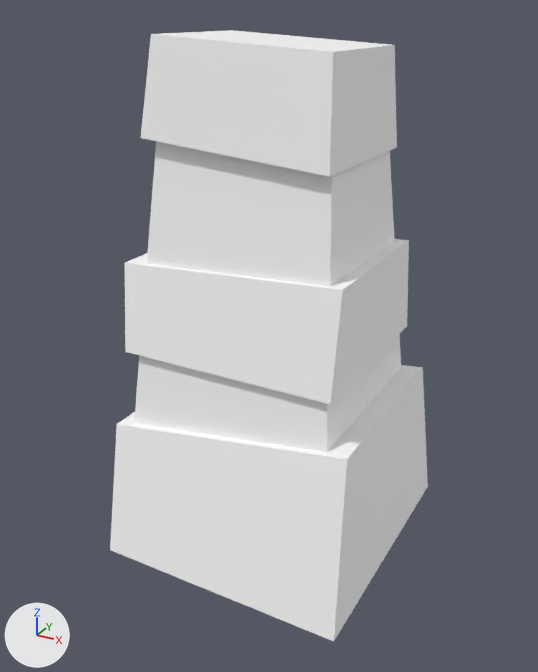
The glTF model assets/synty/simple_fantasy/models/SF_Prop_Fence_Stone_End_01.glb as it was, and as the next commit left it.
Both versions are drawn from a 50 mm lens placed at (0.0162, -0.0306, 0.0263), pointed at (-0.0002, -0.0008, 0.0114). Arrows for +X, +Y and +Z are at lower left; the lights stay in place.

Objects in the first picture: 'SF_Prop_Fence_Stone_End_01'.
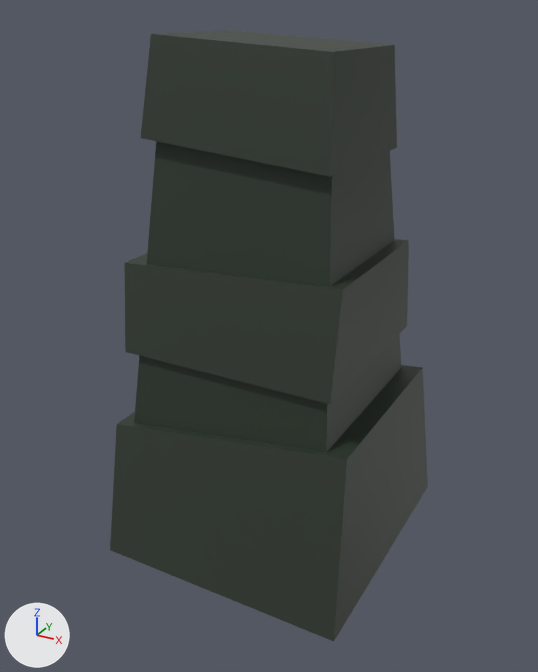
Where the change shows, as pixel boxes [x1, y1, x2, y2] in the pictures (538 x 672 px):
'SF_Prop_Fence_Stone_End_01', surface changed (white to black)
    both: [110, 30, 428, 641]

What the commit changed:
Picture 'Undead_Footman_01' (img_undead_footman_01) is new.
In material 'lambert1' (mat_lambert1), base_color is no longer (1.0, 1.0, 1.0), white #ffffff.
In material 'lambert1' (mat_lambert1), texture is now set to img_undead_footman_01.
